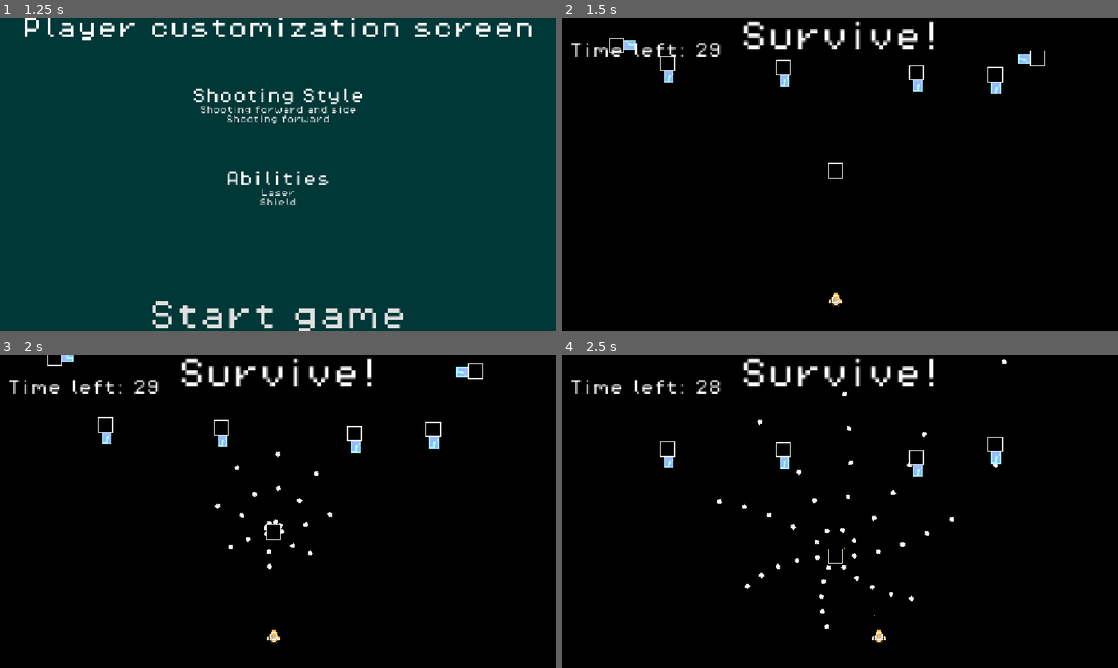
Above: before the commit, frames 1-4 (two rows, left to right).
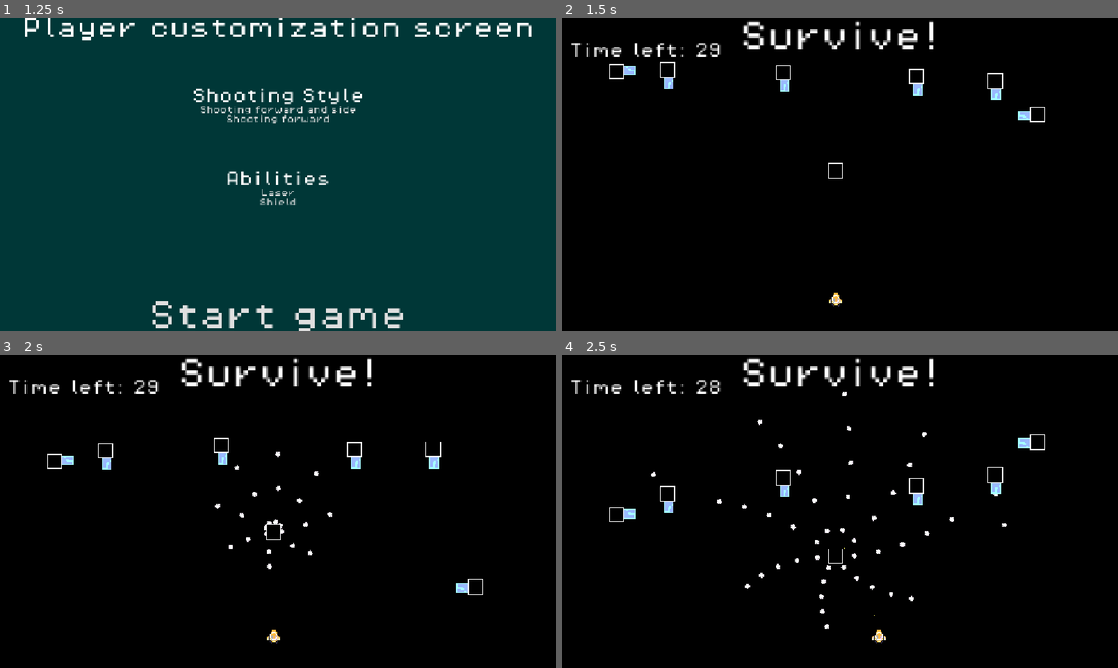
Above: after the commit, the same moments.

Repository: Draftier/Geometric-Invasion-CSS-497
Game: Godot game, scene res://scenes/UI/main_menu.tscn
Same seed, same stepped clock (60 frames per second), same inputs: the game is played once before the commit and once after it. The engine's default icon, where the game draws it, is replaced by a stand-in: a white triangle on a blue panel in a dark square.
Inputs:
- Up to frame 1 (1.25 s): click "Singleplayer" at 0.5 s
- Up to frame 2 (1.5 s): click "Start game" at 1.25 s
- Up to frame 3 (2 s): no input
- Up to frame 4 (2.5 s): hold Right (right) from 2.03 s (still down); hold Z (shoot) from 2.03 s (still down)

Frame 1 is identical in both runs. In frame 2, 0.8% of the frame differs, in the area x 8-87%, y 6-34%; in frame 3, 1.1%, in the area x 8-87%, y 0-77%; in frame 4, 1.0%.

Commit message:
Added basic code for obtaining lan host ip and creating a server using high level api

Diff:
--- a/geometric-invasion/delete_this.tscn
+++ b/geometric-invasion/delete_this.tscn
@@ -1,36 +1,3 @@
 [gd_scene format=3 uid="uid://d28h2dxhlnoyv"]
 
-[ext_resource type="PackedScene" uid="uid://cu4vxxsdf4l7r" path="res://scenes/Enemy/rotater_shoot_enemy.tscn" id="2_qa1gc"]
-[ext_resource type="Script" uid="uid://dmjfjfilssxt6" path="res://scripts/enemy/movement_base.gd" id="2_ykydf"]
-[ext_resource type="Script" uid="uid://c8u5b5y0i25wp" path="res://scripts/enemy/directional_movement.gd" id="3_7b7m2"]
-[ext_resource type="Script" uid="uid://thlx0gtur2d4" path="res://scripts/enemy/enemy_movement_data.gd" id="4_1a23g"]
-[ext_resource type="PackedScene" uid="uid://u1mg53l5kgsv" path="res://scenes/Player/player_default_shooting_style.tscn" id="6_ykydf"]
-
-[sub_resource type="Resource" id="Resource_1a23g"]
-script = ExtResource("3_7b7m2")
-direction = 2
-distance = 0.2
-metadata/_custom_type_script = "uid://c8u5b5y0i25wp"
-
-[sub_resource type="Resource" id="Resource_qa1gc"]
-script = ExtResource("3_7b7m2")
-direction = 3
-distance = 0.2
-metadata/_custom_type_script = "uid://c8u5b5y0i25wp"
-
-[sub_resource type="Resource" id="Resource_7b7m2"]
-script = ExtResource("4_1a23g")
-movement_array = Array[ExtResource("2_ykydf")]([SubResource("Resource_1a23g"), SubResource("Resource_qa1gc")])
-wrap_movements = true
-metadata/_custom_type_script = "uid://thlx0gtur2d4"
-
 [node name="Node2D" type="Node2D" unique_id=1312807682]
-position = Vector2(-544, -312)
-
-[node name="Player" parent="." unique_id=1651887187 instance=ExtResource("6_ykydf")]
-position = Vector2(543, 308)
-
-[node name="Rotater_Shoot_Enemy" parent="." unique_id=1367146779 instance=ExtResource("2_qa1gc")]
-position = Vector2(664, 304)
-spawn_point_count = 8
-movement_events = SubResource("Resource_7b7m2")
--- a/geometric-invasion/emitter_test.tscn
+++ b/geometric-invasion/emitter_test.tscn
@@ -21,7 +21,7 @@
 metadata/_custom_type_script = "uid://fossju3a42ni"
 
 [node name="emitter_test" type="Node2D" unique_id=1019809325]
-position = Vector2(534, 353)
+position = Vector2(234, 193)
 script = ExtResource("1_yn2kh")
 change_in_angle = 1.047
 num_spawn_points = 2
@@ -32,8 +32,8 @@
 
 [node name="Icon" type="Sprite2D" parent="." unique_id=268234599]
 visible = false
-position = Vector2(18.999998, 0.99999994)
-scale = Vector2(0.6640625, 0.6640625)
+position = Vector2(-1, 0.99999994)
+scale = Vector2(0.4, 0.4)
 texture = ExtResource("1_d7ven")
 
 [node name="Marker2D" type="Marker2D" parent="." unique_id=694606557]
--- /dev/null
+++ b/geometric-invasion/network_manager.gd
@@ -0,0 +1,32 @@
+extends Node
+
+var ip_address : String
+# Going to arbitraily utilize port 25566 for this project
+var port : int = 25566
+
+var peer : ENetMultiplayerPeer
+
+signal server_created
+
+func _ready():
+	ip_address = get_host_ip()
+	print(ip_address)
+
+func get_host_ip() -> String :
+	# Loop through the ip addresses and find the first address that is not a loop back address, ipv6 address or
+	for i in IP.get_local_addresses():
+		if i.begins_with("192.168.") or i.begins_with("10.") or i.begins_with("172."):
+			return i
+		pass
+	return "host ip cannot be found"
+
+func start_server() -> void:
+
+	pass
+
+func start_client() -> void:
+	peer = ENetMultiplayerPeer.new()
+	peer.create_server(port)
+	multiplayer.multiplayer_peer = peer
+
+	server_created.emit()
--- a/geometric-invasion/resources/events/test_movement_data_two.tres
+++ b/geometric-invasion/resources/events/test_movement_data_two.tres
@@ -6,15 +6,17 @@
 
 [sub_resource type="Resource" id="Resource_qfa5p"]
 script = ExtResource("2_qcmcn")
-distance = 0.05
+direction = 1
+distance = 0.4
 metadata/_custom_type_script = "uid://c8u5b5y0i25wp"
 
 [sub_resource type="Resource" id="Resource_6i32g"]
 script = ExtResource("2_qcmcn")
-distance = 0.05
+distance = 0.3
 metadata/_custom_type_script = "uid://c8u5b5y0i25wp"
 
 [resource]
 script = ExtResource("1_okv1j")
 movement_array = Array[ExtResource("1_0hbtu")]([SubResource("Resource_qfa5p"), SubResource("Resource_6i32g")])
+wrap_movements = true
 metadata/_custom_type_script = "uid://thlx0gtur2d4"
--- /dev/null
+++ b/geometric-invasion/scenes/Network/network_manager.tscn
@@ -0,0 +1,6 @@
+[gd_scene format=3 uid="uid://dcfnkbtd8cgov"]
+
+[ext_resource type="Script" uid="uid://hvsdddbxyut3" path="res://network_manager.gd" id="1_bidd7"]
+
+[node name="NetworkManager" type="Node" unique_id=320097988]
+script = ExtResource("1_bidd7")
--- a/geometric-invasion/scenes/game.tscn
+++ b/geometric-invasion/scenes/game.tscn
@@ -121,7 +121,7 @@
 
 [sub_resource type="Resource" id="Resource_xkxo5"]
 script = ExtResource("7_trtic")
-movement_array = Array[ExtResource("13_ir15t")]([SubResource("Resource_vx3tf"), SubResource("Resource_jubrh"), SubResource("Resource_ssvqc")])
+movement_array = Array[ExtResource("13_ir15t")]([SubResource("Resource_vx3tf"), SubResource("Resource_jubrh"), SubResource("Resource_ssvqc"), null])
 metadata/_custom_type_script = "uid://thlx0gtur2d4"
 
 [sub_resource type="Curve" id="Curve_e1j6l"]
@@ -205,23 +205,25 @@
 
 [sub_resource type="Resource" id="Resource_nhfu3"]
 script = ExtResource("9_ca42v")
-distance = 0.05
+direction = 1
+distance = 0.3
 metadata/_custom_type_script = "uid://c8u5b5y0i25wp"
 
 [sub_resource type="Resource" id="Resource_4o8i3"]
 script = ExtResource("9_ca42v")
-distance = 0.05
+distance = 0.3
 metadata/_custom_type_script = "uid://c8u5b5y0i25wp"
 
 [sub_resource type="Resource" id="Resource_qcmcn"]
 script = ExtResource("7_trtic")
 movement_array = Array[ExtResource("13_ir15t")]([SubResource("Resource_nhfu3"), SubResource("Resource_4o8i3")])
+wrap_movements = true
 metadata/_custom_type_script = "uid://thlx0gtur2d4"
 
 [sub_resource type="Resource" id="Resource_2eb2s"]
 script = ExtResource("9_ssvqc")
 x_percent = 0.1
-y_percent = 0.5
+y_percent = 1.0
 metadata/_custom_type_script = "uid://beg1vql3x734k"
 
 [sub_resource type="Resource" id="Resource_o0ty1"]
@@ -309,9 +311,30 @@
 speed_curve = SubResource("Curve_pl11u")
 metadata/_custom_type_script = "uid://c8u5b5y0i25wp"
 
+[sub_resource type="Resource" id="Resource_7025r"]
+script = ExtResource("9_ssvqc")
+x_percent = 0.1
+y_percent = 0.3
+metadata/_custom_type_script = "uid://beg1vql3x734k"
+
+[sub_resource type="Resource" id="Resource_8f35d"]
+script = ExtResource("9_ssvqc")
+x_percent = 0.1
+metadata/_custom_type_script = "uid://beg1vql3x734k"
+
+[sub_resource type="Curve" id="Curve_nhfu3"]
+_data = [Vector2(0, 1), 0.0, 0.0, 0, 0, Vector2(0.53472227, 0.5842697), 0.0, 0.0, 0, 0, Vector2(1, 0.9662922), 0.0, 0.0, 0, 0]
+point_count = 3
+
+[sub_resource type="Resource" id="Resource_m4url"]
+script = ExtResource("10_264po")
+point_array = Array[ExtResource("9_ssvqc")]([SubResource("Resource_7025r"), SubResource("Resource_8f35d")])
+speed_curve = SubResource("Curve_nhfu3")
+metadata/_custom_type_script = "uid://bho4wgornhjo7"
+
 [sub_resource type="Resource" id="Resource_twgab"]
 script = ExtResource("7_trtic")
-movement_array = Array[ExtResource("13_ir15t")]([SubResource("Resource_js0lu"), SubResource("Resource_gxtfn")])
+movement_array = Array[ExtResource("13_ir15t")]([SubResource("Resource_js0lu"), SubResource("Resource_gxtfn"), SubResource("Resource_m4url")])
 wrap_movements = true
 metadata/_custom_type_script = "uid://thlx0gtur2d4"
 
@@ -390,14 +413,13 @@
 rotation = -3.1415925
 shoot_timer_wait_time = 1.1
 movement_events = SubResource("Resource_xkxo5")
-speed = 50
 health = 20
 
 [node name="Enemy2" parent="." unique_id=1178207838 instance=ExtResource("6_gee14")]
 position = Vector2(78, -113)
 rotation = -3.1415925
 shoot_timer_wait_time = 1.2
-speed = 50
+speed = 75
 health = 20
 
 [node name="Enemy3" parent="." unique_id=154528625 instance=ExtResource("6_gee14")]
@@ -405,7 +427,7 @@
 rotation = -3.1415925
 shoot_timer_wait_time = 1.3
 movement_events = SubResource("Resource_5newe")
-speed = 50
+speed = 80
 health = 20
 
 [node name="Enemy4" parent="." unique_id=2110015904 instance=ExtResource("6_gee14")]
@@ -413,7 +435,7 @@
 rotation = -3.1415925
 shoot_timer_wait_time = 1.4
 movement_events = SubResource("Resource_5k7sd")
-speed = 50
+speed = 90
 health = 20
 
 [node name="Enemy5" parent="." unique_id=1787899574 instance=ExtResource("6_gee14")]
@@ -421,7 +443,7 @@
 rotation = 1.5707964
 shoot_timer_wait_time = 0.8
 movement_events = ExtResource("8_0tnpc")
-speed = 50
+speed = 110
 health = 20
 
 [node name="Enemy6" parent="." unique_id=173122041 instance=ExtResource("6_gee14")]
@@ -429,7 +451,7 @@
 rotation = -1.5707964
 shoot_timer_wait_time = 0.88
 movement_events = SubResource("Resource_qcmcn")
-speed = 50
+speed = 300
 health = 20
 
 [node name="SpawnPoint" type="Marker2D" parent="." unique_id=732362670]
--- a/geometric-invasion/scripts/enemy/base_enemy.gd
+++ b/geometric-invasion/scripts/enemy/base_enemy.gd
@@ -36,6 +36,8 @@
 var cur_event : Movement
 var distance_traveled_progress : float
 var temp_speed : float
+
+var points_copy : Array[Vector2]
 
 func _ready() -> void:
 	# Run the movement events as a coroutine
@@ -86,7 +88,7 @@
 		else:
 			# Reset curve time to 0 after enemy is about in the target position
 			curve_time = 0
-			cur_event.normalized_vec2_array.clear()
+			#cur_event.normalized_vec2_array.clear()
 			movement_finished.emit()
 
 		pass
@@ -138,8 +140,7 @@
 		assert(i != null, "Current movement event is null")
 		# Wait for current movement to finish then do next movement
 		await movement_finished
-		print("moveement finished")
-	print("movements finished: ")
+
 	# Stop moving
 	function_direction = Vector2.ZERO
 
--- a/geometric-invasion/spawn_point.gd
+++ b/geometric-invasion/spawn_point.gd
@@ -27,9 +27,10 @@
 			var timer = get_tree().create_timer(event.time_between_spawns)
 			await timer.timeout
 		pass
+	print("spawning")
 
 # Process to check if logic works
 #func _process(delta: float) -> void:
-	#num += 1
-	#if num == 1:
-		#execute_spawn_event(event)
+	##num += 1
+	##if num == 1:
+		##execute_spawn_event(event)
Not shown, added: geometric-invasion/network_manager.gd.uid
